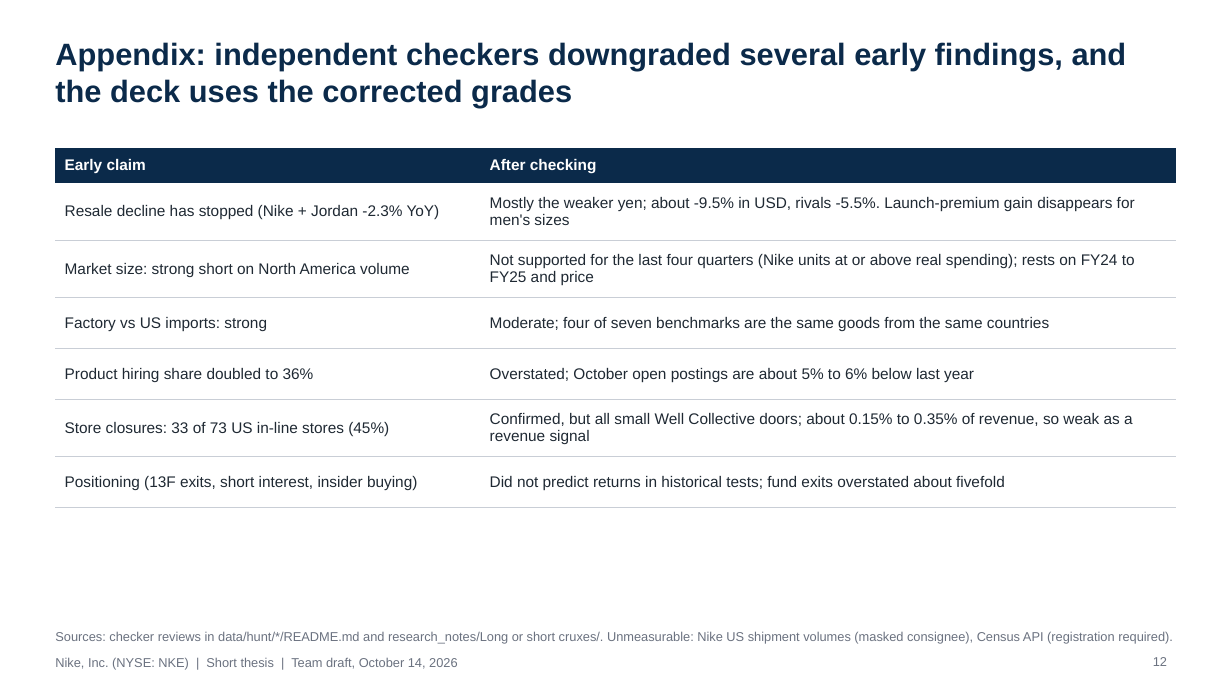
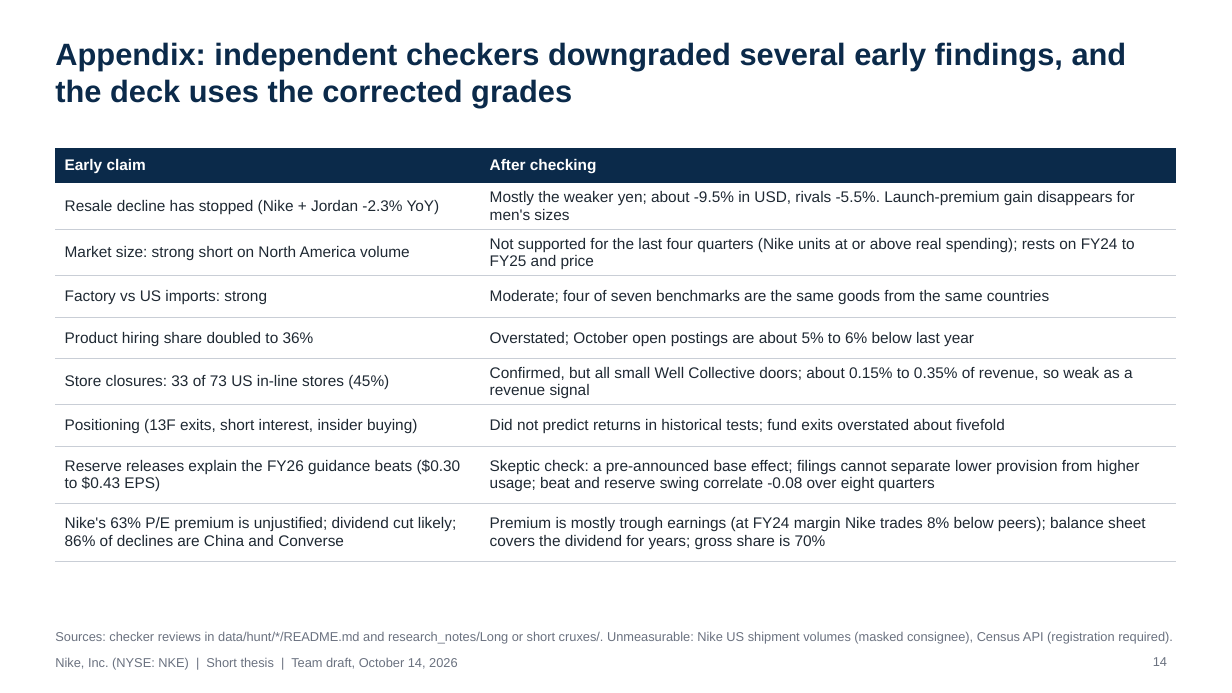
Before and after one commit to Varkot-dev/nike-research-case-comp, a slide deck: slide 14 of slides/pptx/Nike Short Thesis.pptx (slide 12 before the commit). Drawn at 1232x693 pixels with LibreOffice and Linux fonts; fonts in the diff are those of the drawing. Boxes give left, top, right and bottom in pixels: in the first picture for what was removed or moved away, otherwise in the second. Text is boxed around its words. In the diff, an @@ line names an element or a change of style, - is before the commit and + after.

```diff
--- a/slides/pptx/Nike Short Thesis.pptx
+++ b/slides/pptx/Nike Short Thesis.pptx
@@ table at (55,148,1177,553) @@
+row 8: Reserve releases explain the FY26 guidance beats ($0.30 to $0.43 EPS) | Skeptic check: a pre-announced base effect; filings cannot separate lower provision from higher usage; beat and reserve swing correlate -0.08 over eight quarters
+row 9: Nike's 63% P/E premium is unjustified; dividend cut likely; 86% of declines are China and Converse | Premium is mostly trough earnings (at FY24 margin Nike trades 8% below peers); balance sheet covers the dividend for years; gross share is 70%
@@ page number at (1153,657,1167,666): text changed @@
-12
+14
```
Also in this commit, not shown: 7 other slides changed, 2 slides added, 4 other files.
